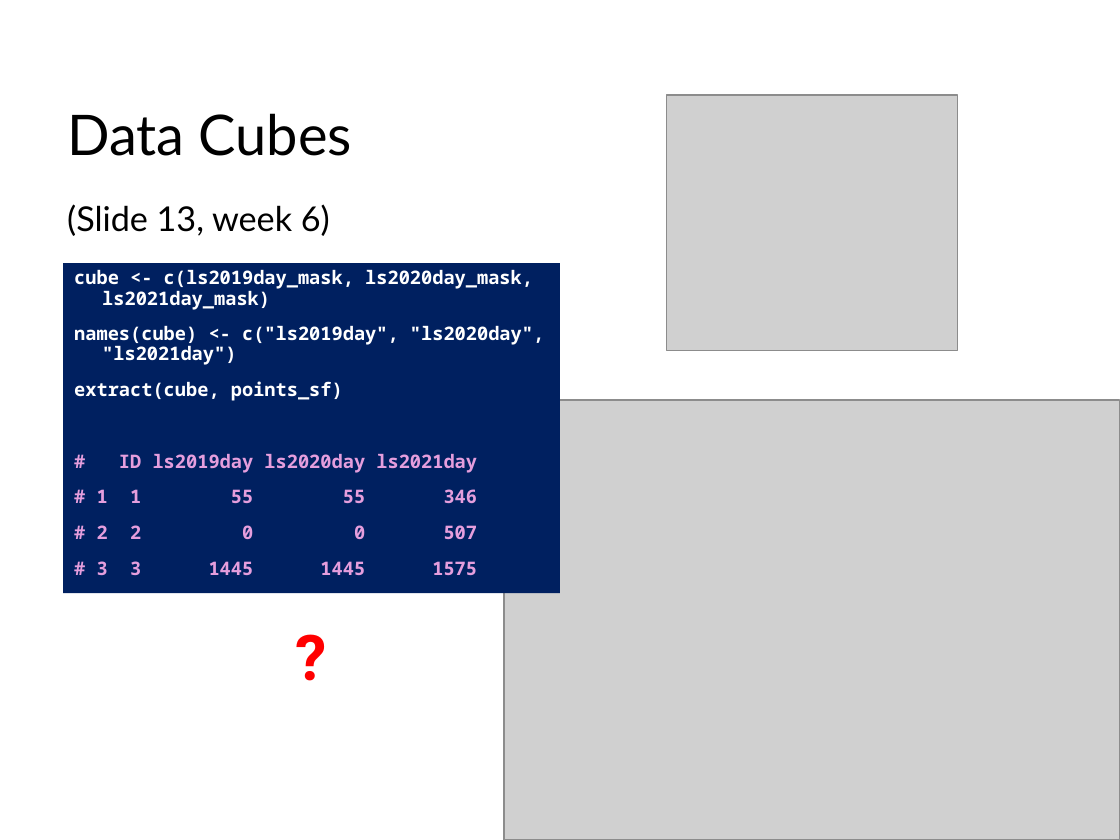
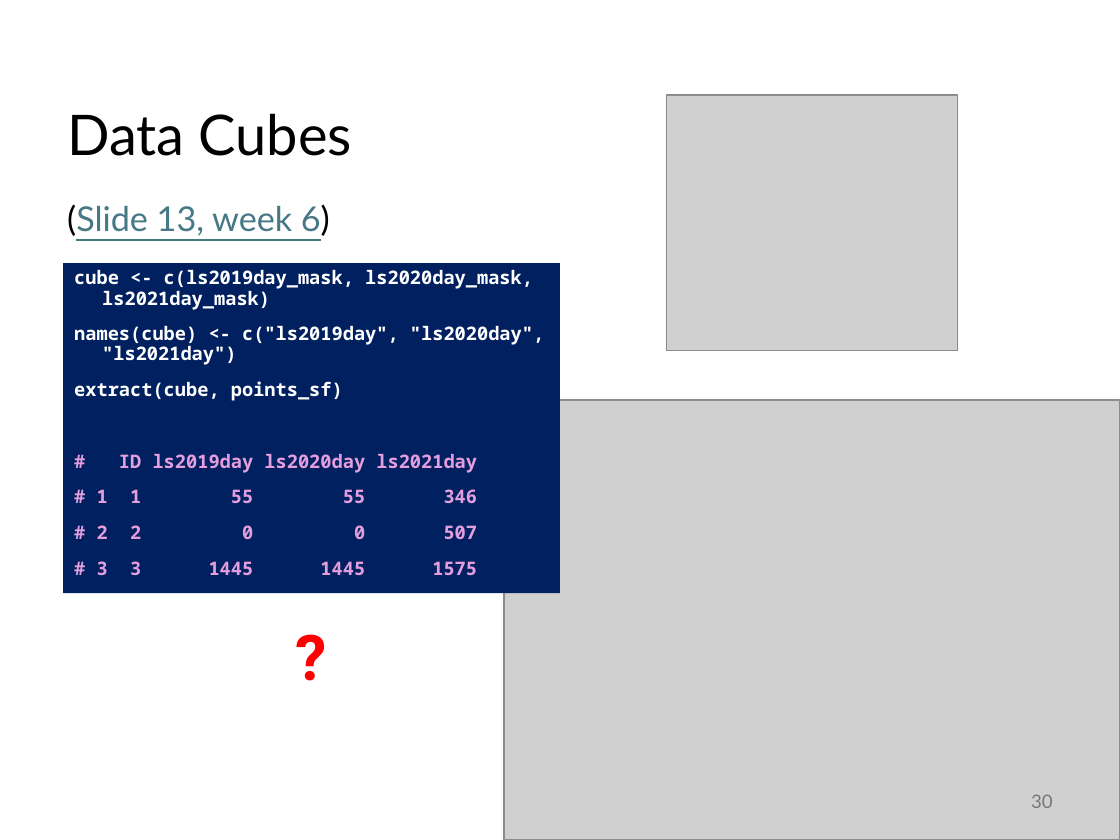
Before and after one commit to abuabara/abuabara.github.io, a slide deck: slide 30 of DAEN489S26/week9_slides.pptx (slide 29 before the commit). Drawn at 1120x840 pixels with LibreOffice and Linux fonts; fonts in the diff are those of the drawing; grey boxes stand for pictures. Boxes give left, top, right and bottom in pixels: in the first picture for what was removed or moved away, otherwise in the second. Text is boxed around its words. In the diff, an @@ line names an element or a change of style, - is before the commit and + after.

```diff
--- a/DAEN489S26/week9_slides.pptx
+++ b/DAEN489S26/week9_slides.pptx
@@ text "(Slide 13, week 6)" at [67,204,330,236]: text colour #000000 to #467886, underline on in "(Slide 13, week 6)" @@
@@ page number added at [1031,794,1053,808], 12 pt, text #797979 @@
+30
```
Also in this commit, not shown: 9 other slides changed, 1 slide added, 1 other file.
